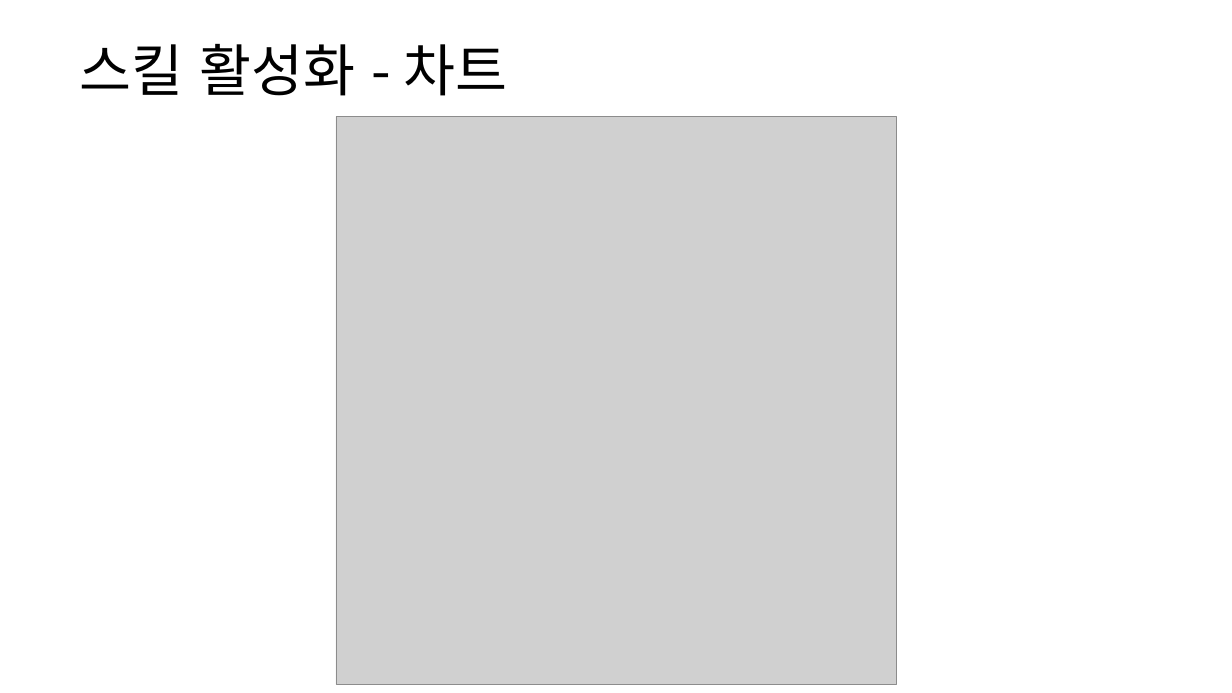
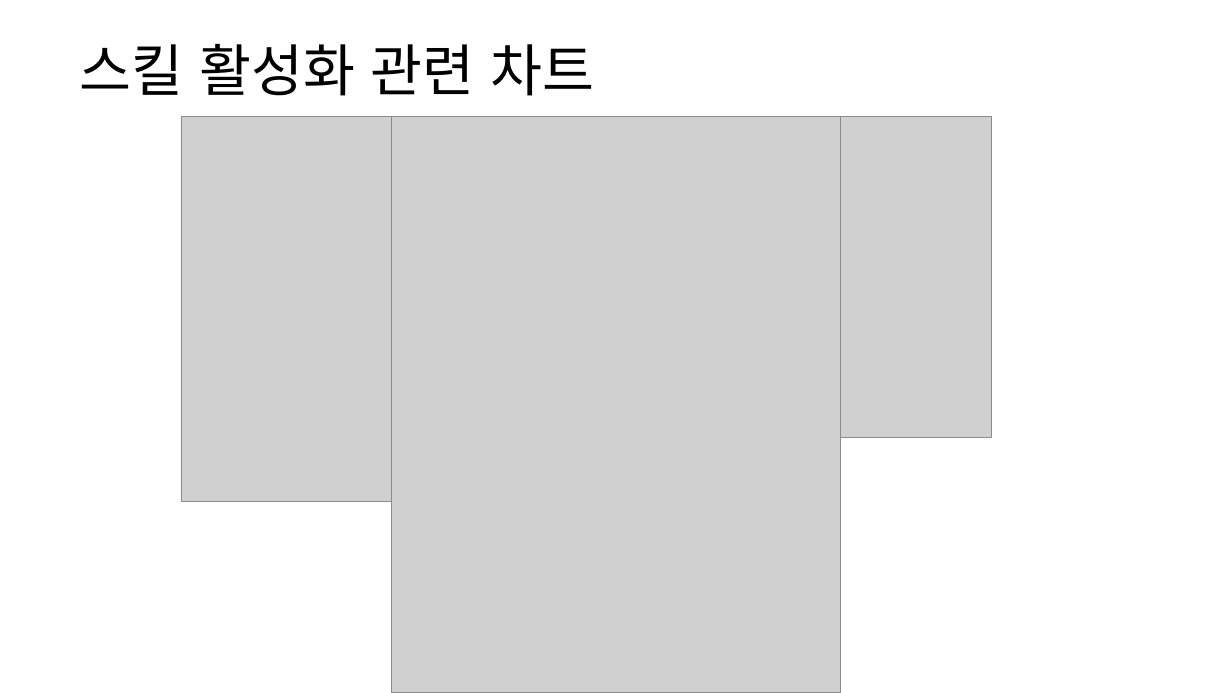
Before and after one commit to yjk0401/unityenginebasic_9th, a slide deck: slide 8 of 기획/방랑엽사전/스킬 시스템 기획서.pptx. Drawn at 1232x693 pixels with LibreOffice and Linux fonts; fonts in the diff are those of the drawing; grey boxes stand for pictures. Boxes give left, top, right and bottom in pixels: in the first picture for what was removed or moved away, otherwise in the second. Text is boxed around its words. In the diff, an @@ line names an element or a change of style, - is before the commit and + after.

```diff
--- a/기획/방랑엽사전/스킬 시스템 기획서.pptx
+++ b/기획/방랑엽사전/스킬 시스템 기획서.pptx
@@ text at <box>79,44,594,96</box>: text changed @@
-스킬 활성화 - 차트
+스킬 활성화 관련 차트
@@ picture added at <box>181,116,392,502</box> @@
@@ picture: place and size @@
-picture at <box>336,116,897,684</box>
+picture at <box>392,116,841,693</box>
@@ picture added at <box>841,116,992,438</box> @@
```
Also in this commit, not shown: 15 other slides changed, 12 other files.
